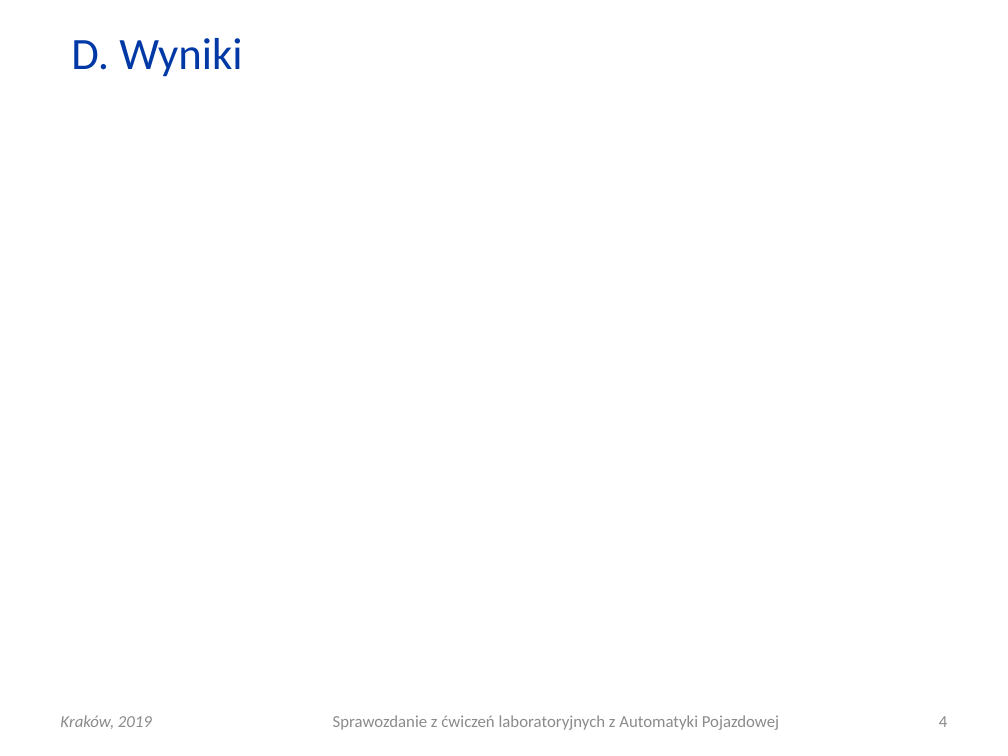
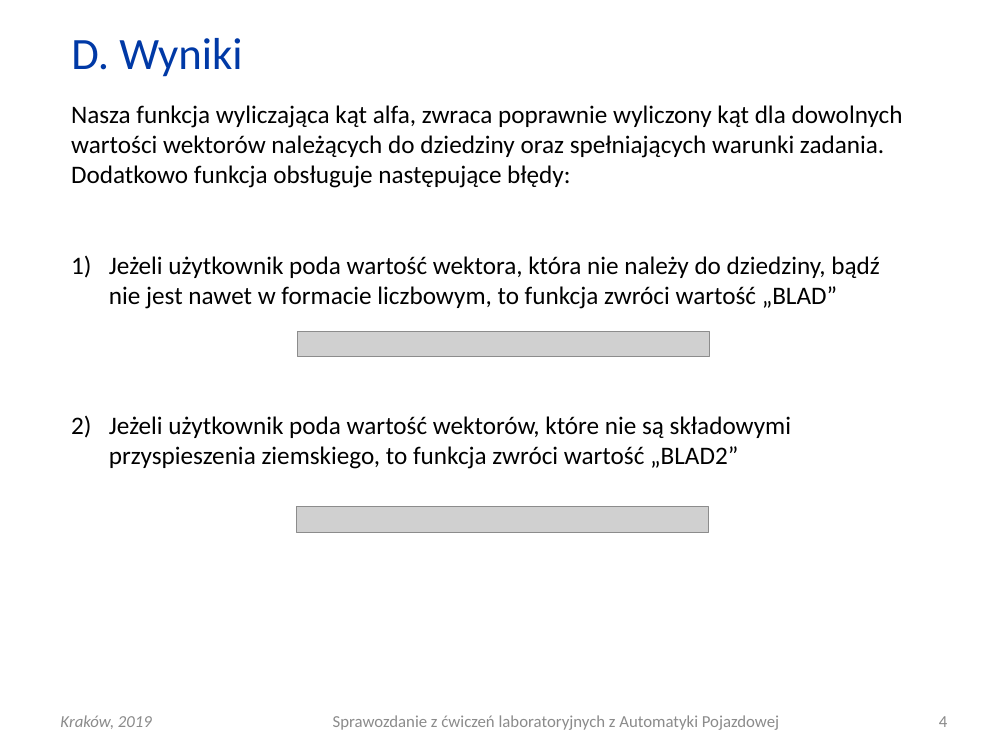
Before and after one commit to Katarzyna-W/AP, a slide deck: slide 4 of Lab7_excel/AP_L07_20190410_0800_G01.pptx. Drawn at 1008x756 pixels with LibreOffice and Linux fonts; fonts in the diff are those of the drawing; grey boxes stand for pictures. Boxes give left, top, right and bottom in pixels: in the first picture for what was removed or moved away, otherwise in the second. Text is boxed around its words. In the diff, an @@ line names an element or a change of style, - is before the commit and + after.

Commit message:
Sposób rozwiązania problemu + wyniki

```diff
--- a/Lab7_excel/AP_L07_20190410_0800_G01.pptx
+++ b/Lab7_excel/AP_L07_20190410_0800_G01.pptx
@@ text added at [71,105,903,309], 18 pt, text #000000 @@
+Nasza funkcja wyliczająca kąt alfa, zwraca poprawnie wyliczony kąt dla dowolnych wartości wektorów należących do dziedziny oraz spełniających warunki zadania. Dodatkowo funkcja obsługuje następujące błędy:
+1) Jeżeli użytkownik poda wartość wektora, która nie należy do dziedziny, bądź nie jest nawet w formacie liczbowym, to funkcja zwróci wartość „BLAD”
@@ picture added at [297,332,709,357] @@
@@ text added at [109,416,791,469], 18 pt, text #000000 @@
+2) Jeżeli użytkownik poda wartość wektorów, które nie są składowymi przyspieszenia ziemskiego, to funkcja zwróci wartość „BLAD2”
@@ picture added at [296,507,708,533] @@
```
Also in this commit, not shown: 1 other slide changed.
